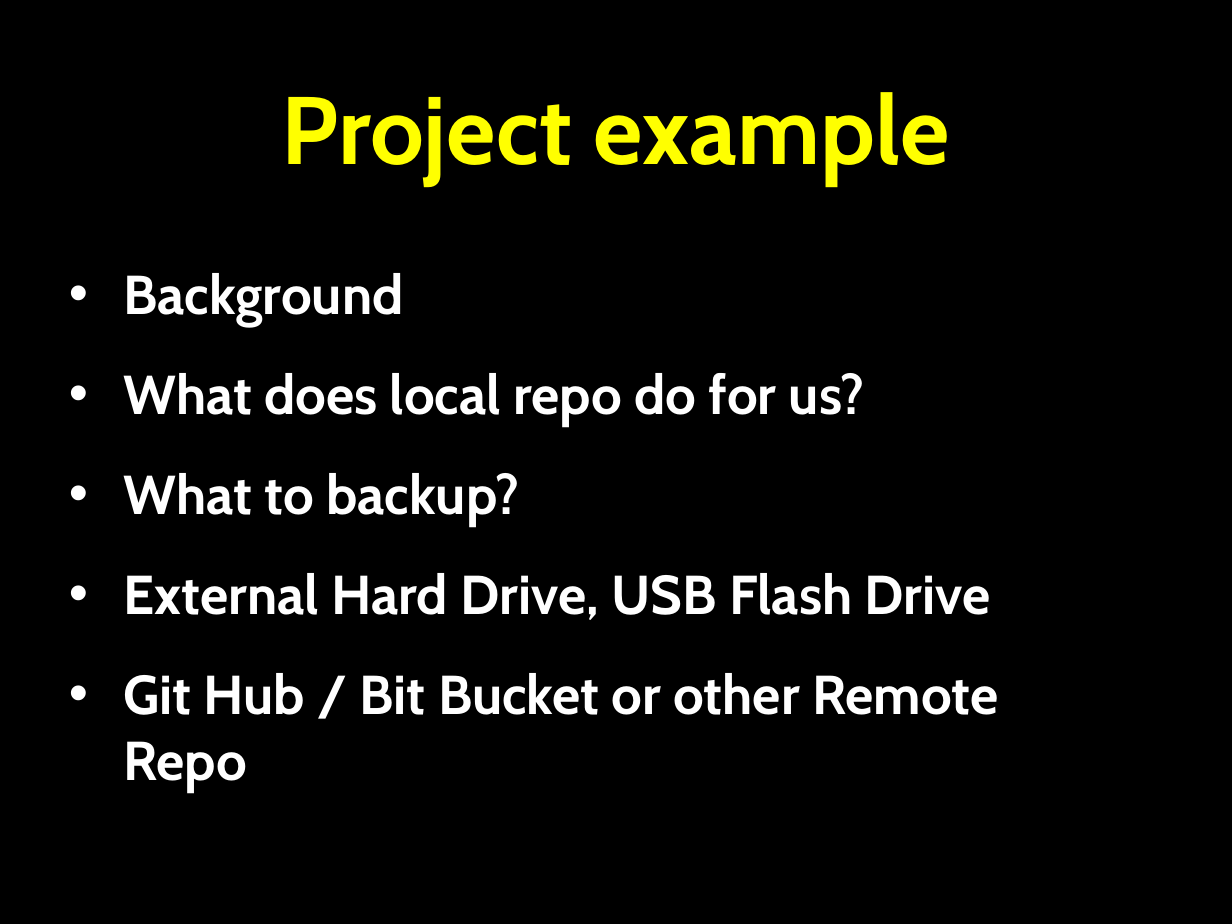
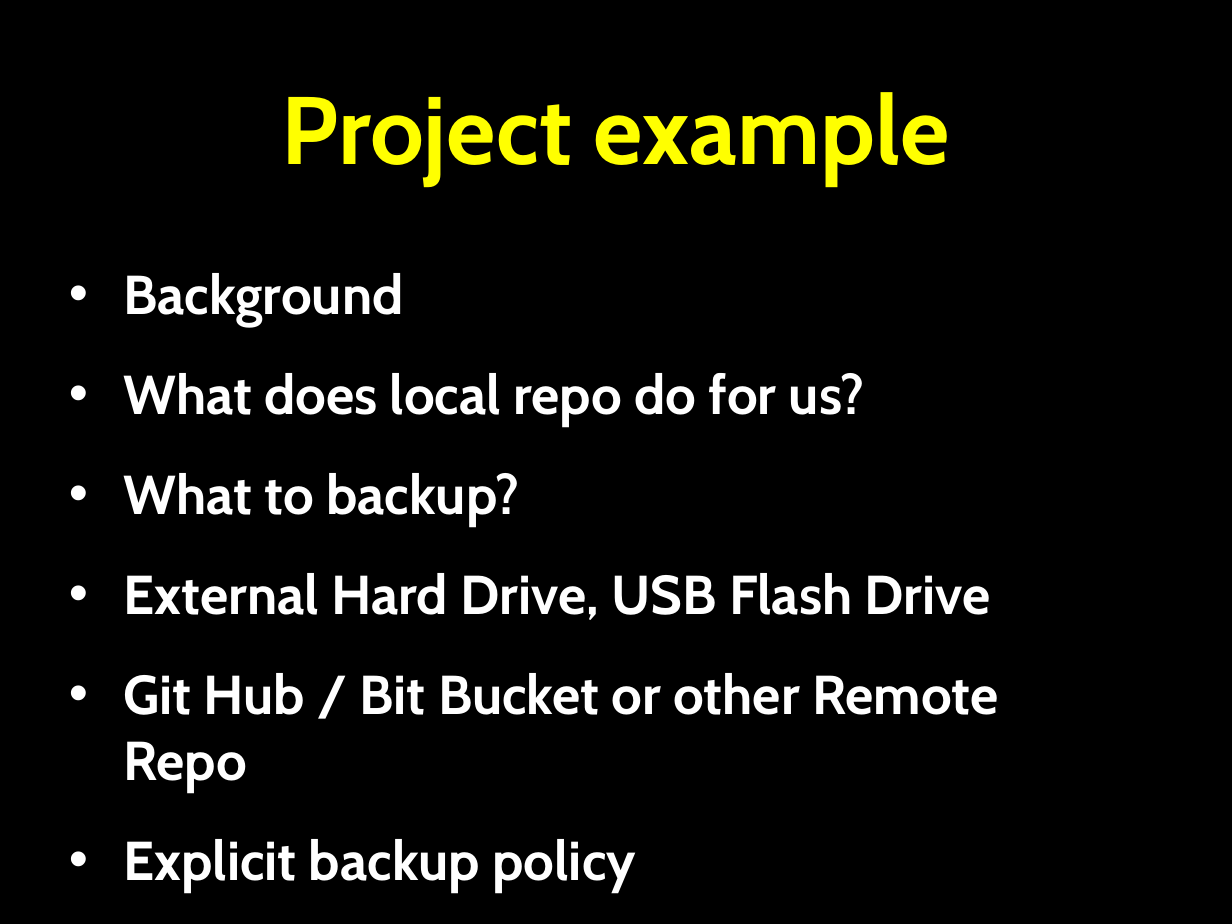
Before and after one commit to k0emt/Presentations, a slide deck: slide 6 of 321_backups.pptx. Drawn at 1232x924 pixels with LibreOffice and Linux fonts; fonts in the diff are those of the drawing; background and template pictures are left out. Boxes give left, top, right and bottom in pixels: in the first picture for what was removed or moved away, otherwise in the second. Text is boxed around its words. In the diff, an @@ line names an element or a change of style, - is before the commit and + after.

```diff
--- a/321_backups.pptx
+++ b/321_backups.pptx
@@ text at [123,839,636,892]: paragraph added @@
+• Explicit backup policy
```
Also in this commit, not shown: 1 other slide changed.
